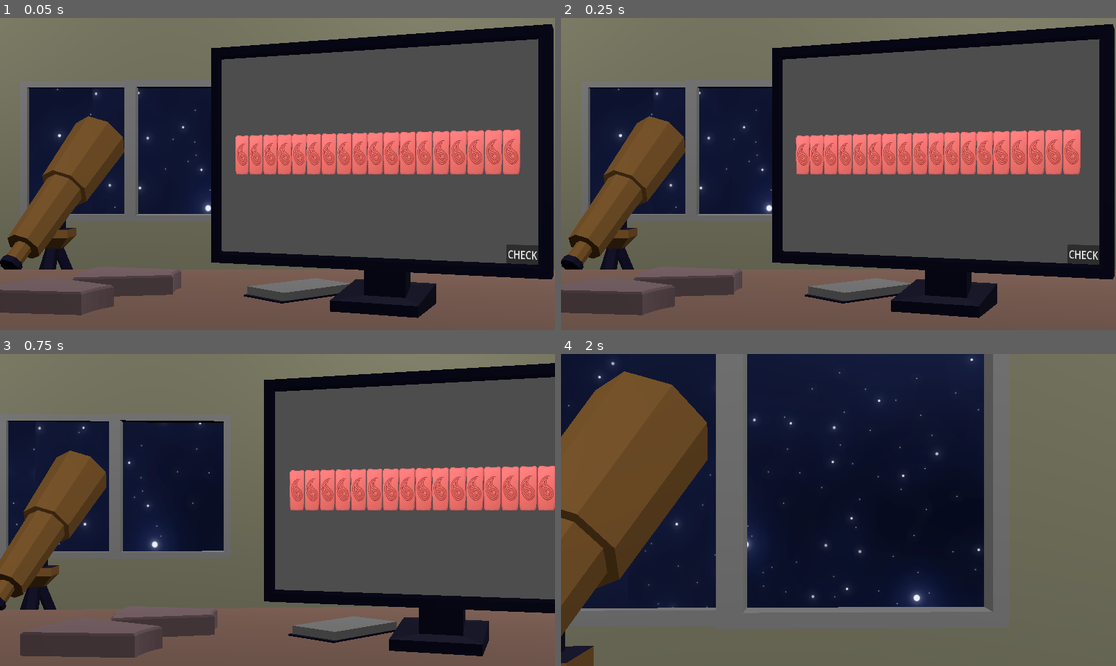
Above: before the commit, frames 1-4 (two rows, left to right).
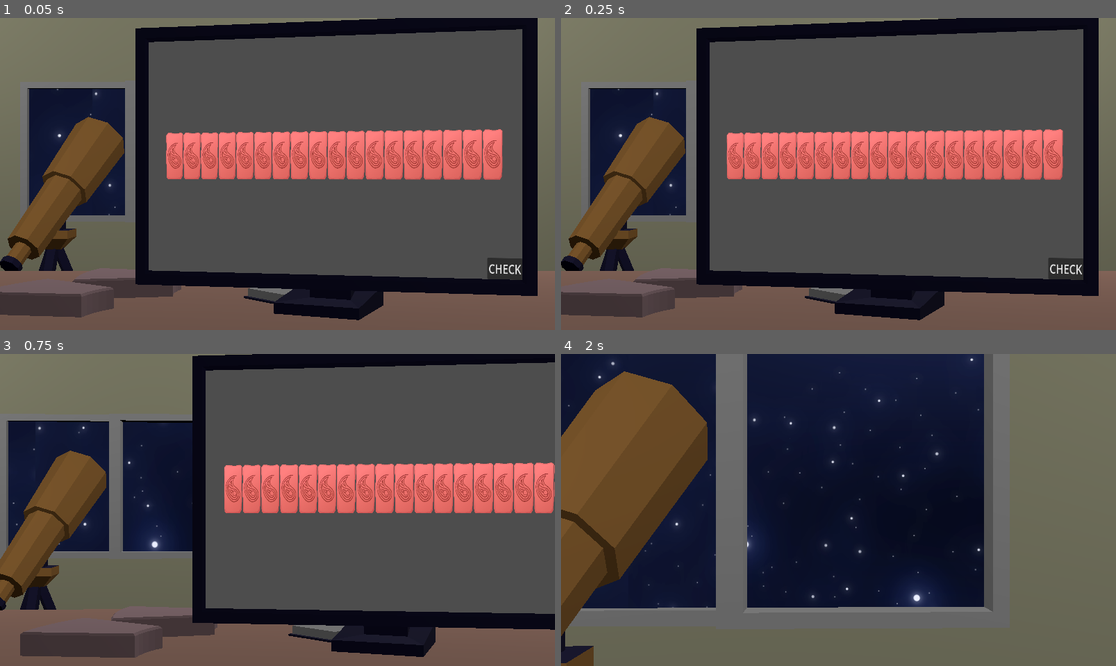
Above: after the commit, the same moments.

Repository: Wendfrey/minijam_210_astral
Game: Godot game, scene res://Scenes/Nivel.tscn
Two runs of this game, one before a commit and one after it. Both use one fixed random seed, a clock stepped at 60 frames per second and the inputs below. This scene is started directly instead of the project's main scene.
Inputs (mouse positions are in pixels of both pictures, inside the frame that each line leads up to; where the layout moved, square brackets give the same spot in the first picture):
- Up to frame 1 (0.05 s): no input
- Up to frame 2 (0.25 s): no input
- Up to frame 3 (0.75 s): click (77, 485) [116, 485] at 0.5 s
- Up to frame 4 (2 s): tap Enter at 1.25 s; move the mouse to (960, 494) at 1.27 s; tap P at 1.35 s; click (960, 494) at 1.42 s

The runs differ from the first frame. In frame 1, 33% of the frame differs, in the area x 0-100%, y 0-97%; in frame 2, 33%; in frame 3, 25%; in frame 4, nothing differs.

Commit message:
Screen occupies more space, adjusted button of window

Diff:
--- a/minijam-210-astral/Scenes/Nivel.tscn
+++ b/minijam-210-astral/Scenes/Nivel.tscn
@@ -134,7 +134,7 @@
 loop_mode = 1
 tracks/0/type = "value"
 tracks/0/imported = false
-tracks/0/enabled = true
+tracks/0/enabled = false
 tracks/0/path = NodePath(".:position")
 tracks/0/interp = 1
 tracks/0/loop_wrap = true
@@ -146,7 +146,7 @@
 }
 tracks/1/type = "value"
 tracks/1/imported = false
-tracks/1/enabled = true
+tracks/1/enabled = false
 tracks/1/path = NodePath(".:rotation")
 tracks/1/interp = 1
 tracks/1/loop_wrap = true
@@ -215,14 +215,22 @@
 
 [node name="level" parent="." unique_id=1305496534 instance=ExtResource("3_pvqg1")]
 
-[node name="Light" parent="level" index="0" unique_id=97452105]
+[node name="Light" parent="level" index="0" unique_id=908219048]
 light_energy = 1.0
 
-[node name="Camera" parent="level" index="1" unique_id=1006251203]
+[node name="Camera" parent="level" index="1" unique_id=202829012]
 transform = Transform3D(-1.6292068e-07, -4.3711385e-08, -1, -3.552714e-15, 1, -4.3711385e-08, 1, -3.5687747e-15, -1.6292068e-07, -3.9988952, 0.6294259, 0.029661193)
 far = 4000.0
 
-[node name="Screen" type="Node3D" parent="level/Monitor/MonitorScreen" parent_id_path=PackedInt32Array(1305496534, 38191811) index="0" unique_id=1009633693]
+[node name="Monitor" parent="level" index="5" unique_id=2036532086]
+transform = Transform3D(92.1949, 38.731136, -4.4703484e-06, 1.4901162e-06, 1.192093e-05, 99.99999, 38.731136, -92.1949, 1.1920929e-05, -0.4186713, 0, 0.27361727)
+metadata/_edit_group_ = true
+
+[node name="MonitorScreen" parent="level/Monitor" index="0" unique_id=1260571680]
+transform = Transform3D(1.1014221, -0.2291162, -2.9304246e-08, 0.2291162, 1.1014221, 7.049941e-09, 2.72543e-08, -1.2870274e-08, 1.125, 0.0015037457, 4.656613e-10, 0.007069087)
+metadata/_edit_group_ = true
+
+[node name="Screen" type="Node3D" parent="level/Monitor/MonitorScreen" index="0" unique_id=1009633693]
 transform = Transform3D(0, -4.3711396e-10, -0.010000002, -0.010000002, -4.371139e-10, 0, -4.371139e-10, 0.010000001, -4.371139e-10, -0.004, 0, 0)
 script = ExtResource("1_cxw1l")
 
@@ -248,10 +256,10 @@
 transform = Transform3D(1, 0, 2.9802322e-08, 0, 1, 0, -2.9802322e-08, 0, 1, -5.2910764e-08, 0, 0.0018463049)
 shape = SubResource("BoxShape3D_neig4")
 
-[node name="Light_001" parent="level" index="9" unique_id=313259915]
+[node name="Light_001" parent="level" index="9" unique_id=1347492117]
 light_energy = 1.0
 
-[node name="Light_002" parent="level" index="11" unique_id=987506577]
+[node name="Light_002" parent="level" index="11" unique_id=538069813]
 light_energy = 1.0
 
 [node name="CanvasLayer" type="CanvasLayer" parent="." unique_id=1477955772 node_paths=PackedStringArray("CameraAnimation")]
@@ -259,15 +267,16 @@
 CameraAnimation = NodePath("../CameraAnimation")
 
 [node name="Button" type="Button" parent="CanvasLayer" unique_id=71538219]
-anchors_preset = 15
-anchor_right = 1.0
-anchor_bottom = 1.0
-offset_left = 43.0
-offset_top = 128.0
-offset_right = -711.0
-offset_bottom = -229.0
+anchors_preset = -1
+anchor_left = 0.037326388
+anchor_top = 0.19753087
+anchor_right = 0.24913195
+anchor_bottom = 0.64660496
+grow_horizontal = 2
+grow_vertical = 2
 theme_override_styles/normal = SubResource("StyleBoxEmpty_pvqg1")
 theme_override_styles/hover = SubResource("StyleBoxFlat_pvqg1")
+metadata/_edit_use_anchors_ = true
 
 [node name="CameraAnimation" type="AnimationPlayer" parent="." unique_id=740294400]
 root_node = NodePath("../level/Camera")
Not shown: 1 places in minijam-210-astral/Scenes/Nivel.tscn that only renumber resources
